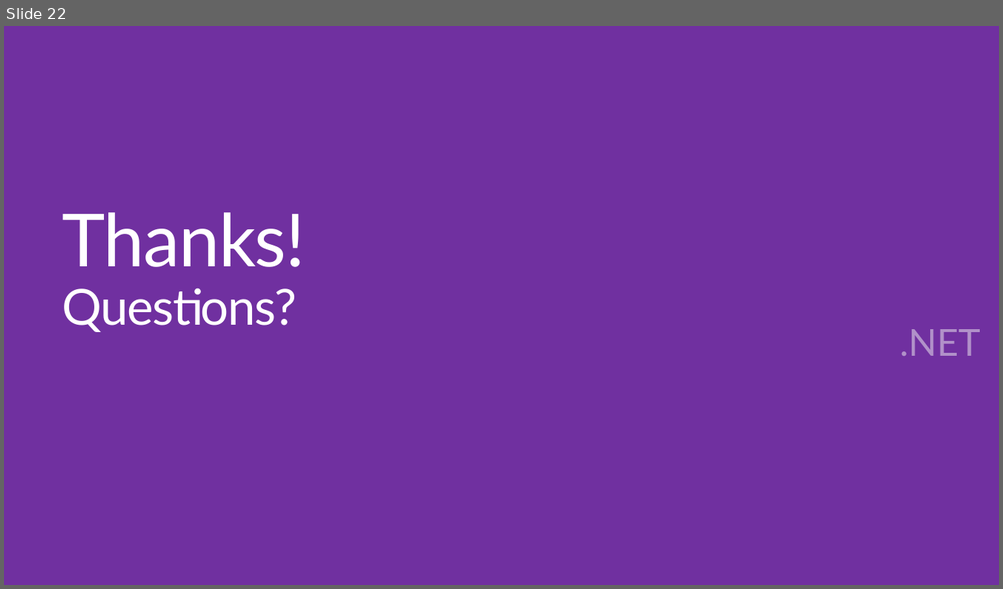
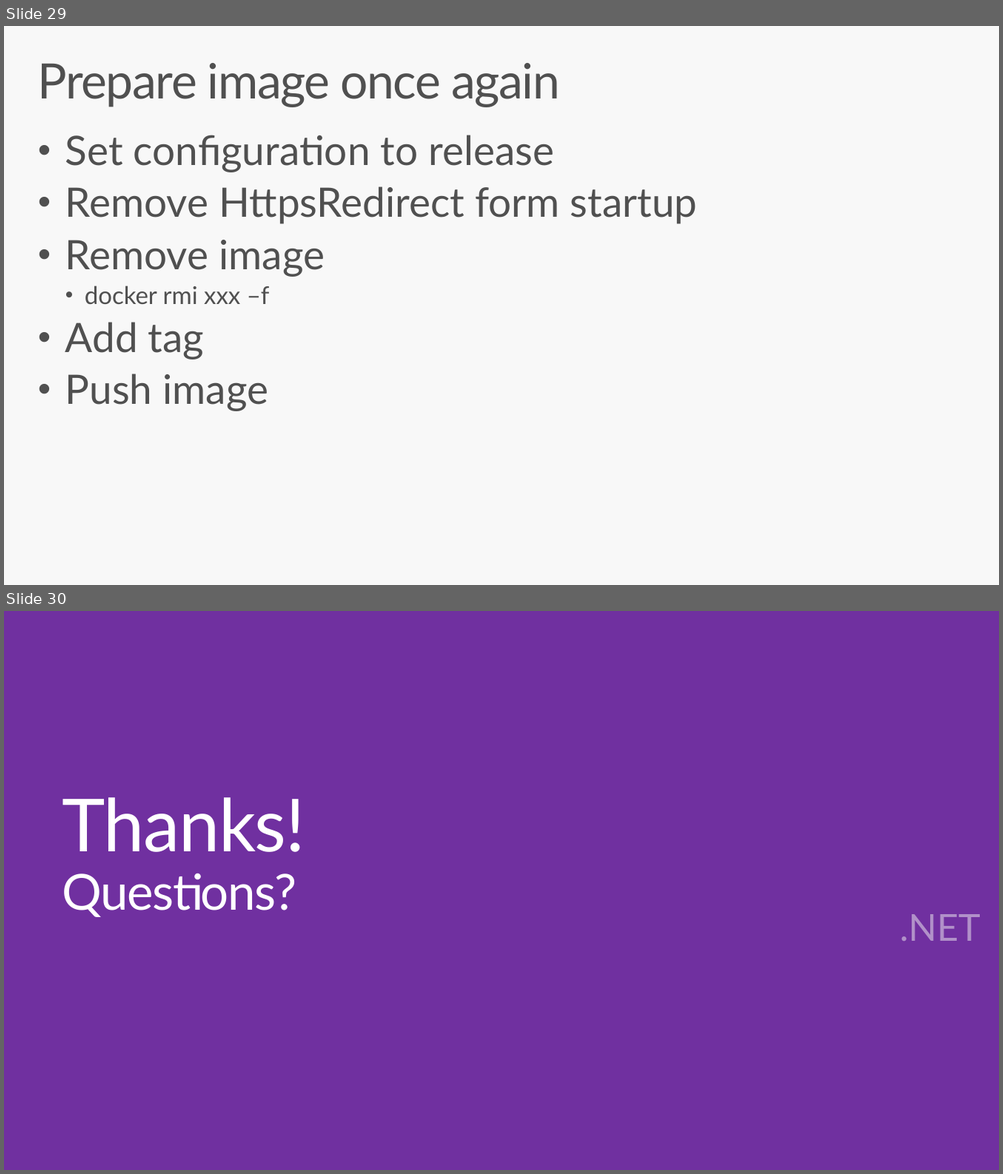
Before and after one commit to jlamch/.net-core, a slide deck: 5.workshop2.pptx. Shown one above the other, each under a label of ours: slide 22 before the commit, slides 29 and 30 after it. The pictures are 1003x589 and 1003x1174 pixels, drawn with LibreOffice and Linux fonts; fonts in the diff are those of the drawing; background and template pictures are left out. Boxes give left, top, right and bottom in pixels: in the first picture for what was removed or moved away, otherwise in the second. Text is boxed around its words. In the diff, an @@ line names an element or a change of style, - is before the commit and + after.

```diff
--- a/5.workshop2.pptx
+++ b/5.workshop2.pptx
@@ slide 29 added at (4, 26, 999, 585), background #F8F8F8 @@
@@ title added at (38, 63, 560, 107), 47 pt, text #505050 @@
+Prepare image once again
@@ text added at (65, 135, 697, 412), 39.2 pt, text #505050 @@
+• Set configuration to release
+• Remove HttpsRedirect form startup
+• Remove image
+  • docker rmi xxx –f
+• Add tag
+• Push image
@@ what was slide 22 is now slide 30 @@
```
Also in this commit, not shown: 8 other slides added, 1 slide removed, 2 other files.
